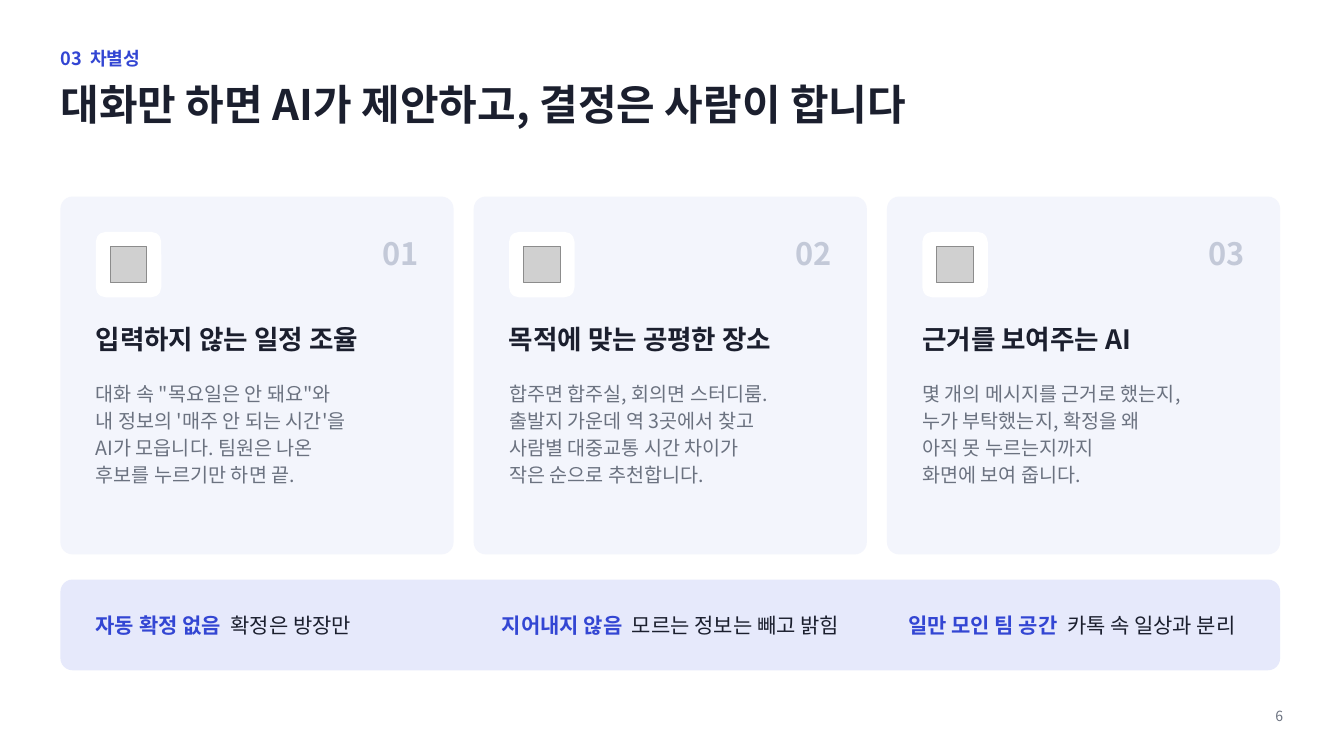
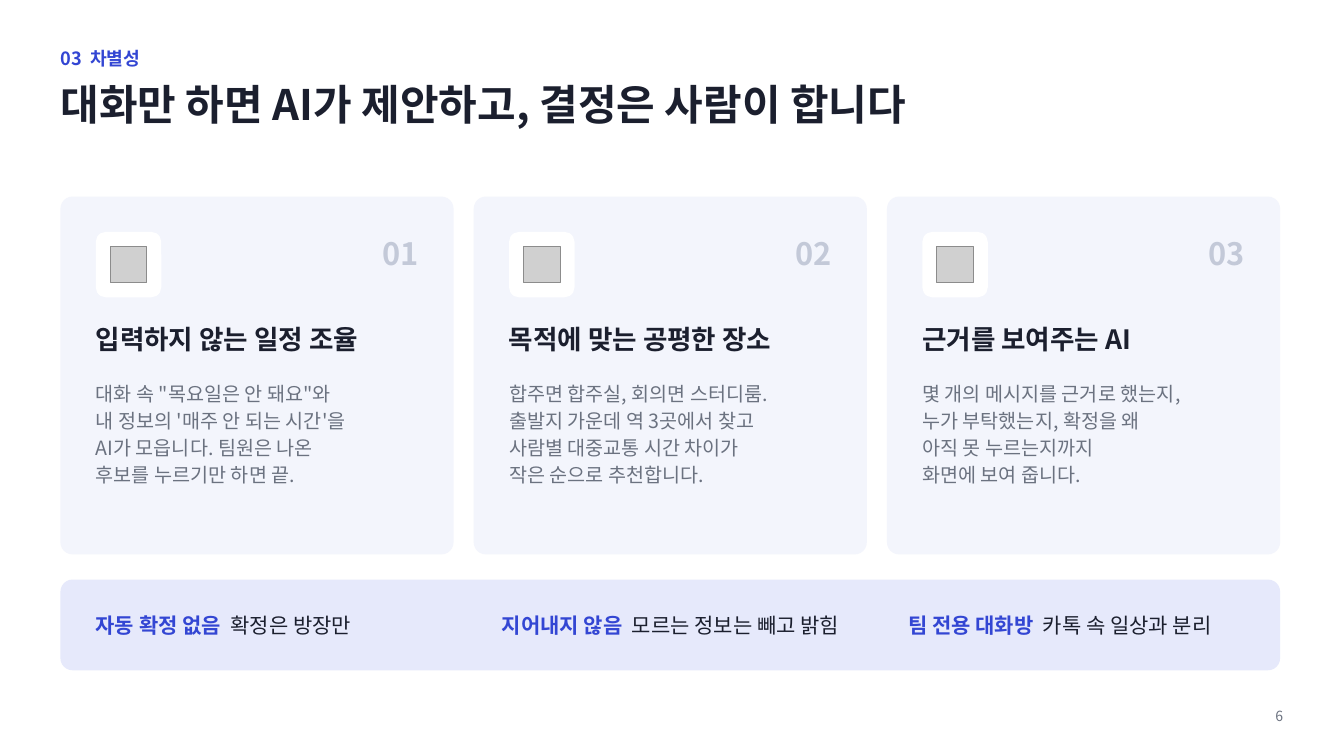
Before and after one commit to kccprogramming/syncle-web, a slide deck: slide 6 of docs/presentation/Syncle_발표.pptx. Drawn at 1344x756 pixels with LibreOffice and Linux fonts; fonts in the diff are those of the drawing; grey boxes stand for pictures. Boxes give left, top, right and bottom in pixels: in the first picture for what was removed or moved away, otherwise in the second. Text is boxed around its words. In the diff, an @@ line names an element or a change of style, - is before the commit and + after.

```diff
--- a/docs/presentation/Syncle_발표.pptx
+++ b/docs/presentation/Syncle_발표.pptx
@@ text at (908,615,1212,635): text changed @@
-일만 모인 팀 공간 카톡 속 일상과 분리
+팀 전용 대화방 카톡 속 일상과 분리
```
Also in this commit, not shown: 2 other slides changed, 10 other files.
